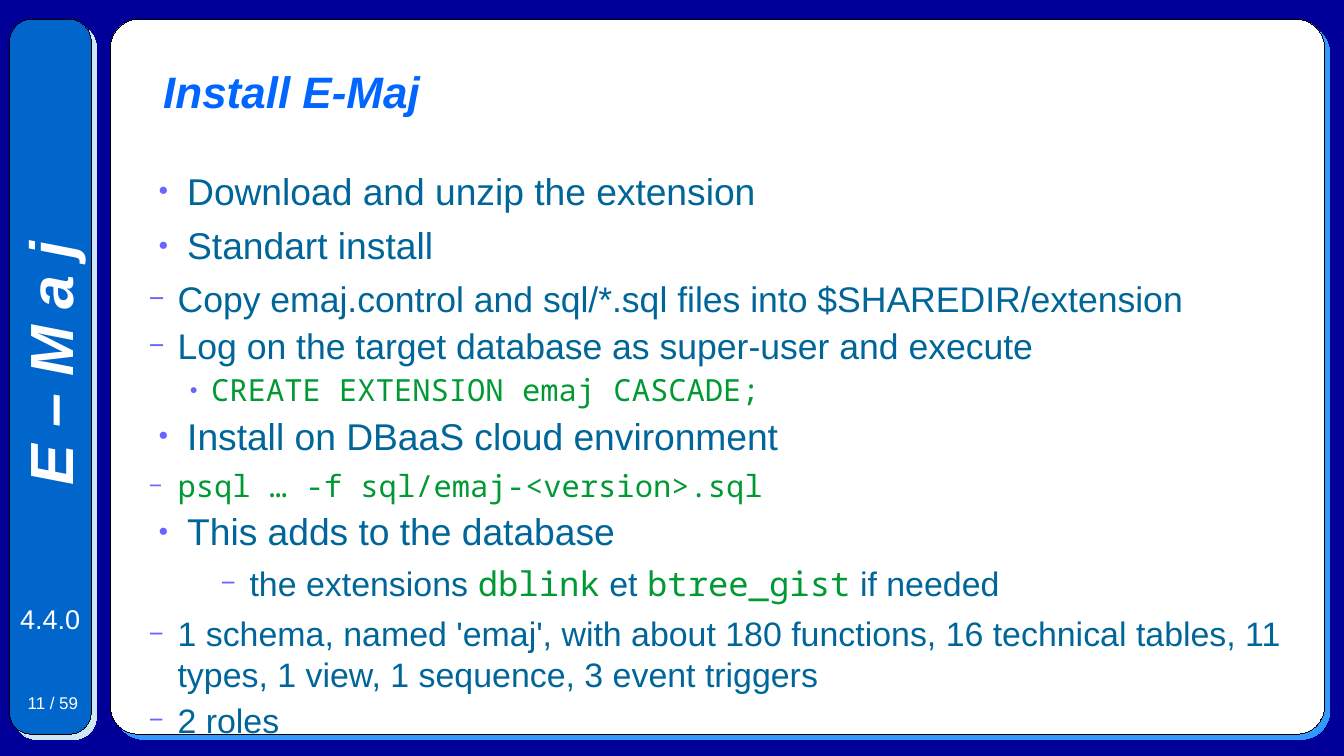
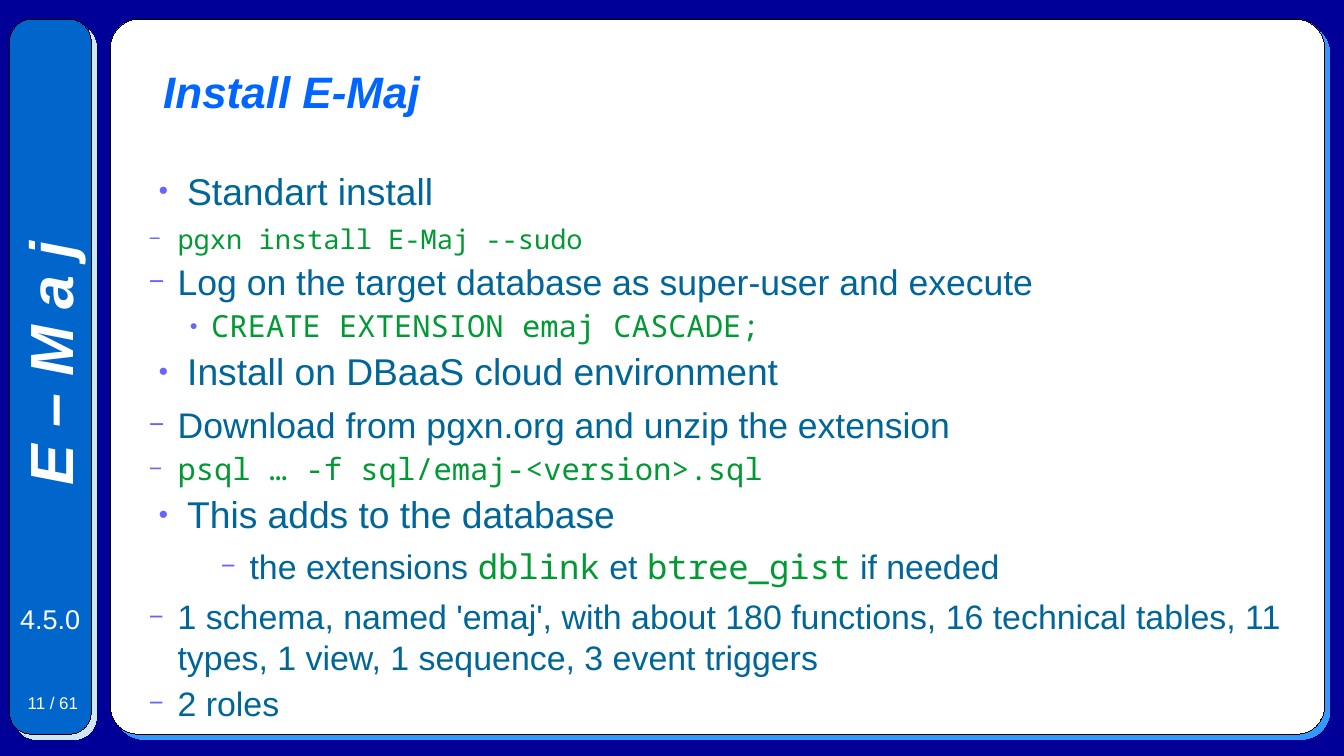
Before and after one commit to beaud76/emaj_doc, a slide deck: slide 11 of Emaj.devel_pres_en.odp. Drawn at 1344x756 pixels with LibreOffice and Linux fonts; fonts in the diff are those of the drawing. Boxes give left, top, right and bottom in pixels: in the first picture for what was removed or moved away, otherwise in the second. Text is boxed around its words. In the diff, an @@ line names an element or a change of style, - is before the commit and + after.

```diff
--- a/Emaj.devel_pres_en.odp
+++ b/Emaj.devel_pres_en.odp
@@ text at (187,178,755,213): paragraph removed @@
-● Download and unzip the extension
@@ text at (178,228,582,256): text changed; size 21 to 16 pt; font Arial to Noto Sans Mono; text colour #006699 to #009933 @@
-  − Copy emaj.control and sql/*.sql files into $SHAREDIR/extension
+  − pgxn install E-Maj --sudo
@@ text at (178,412,950,445): paragraph added @@
+  − Download from pgxn.org and unzip the extension
@@ text at (20,610,80,630): text changed @@
-4.4.0
+4.5.0
@@ page number at (28,697,78,709): text changed @@
-11 / 59
+11 / 61
```
Also in this commit, not shown: 54 other slides changed, 2 slides added, 6 other files.
